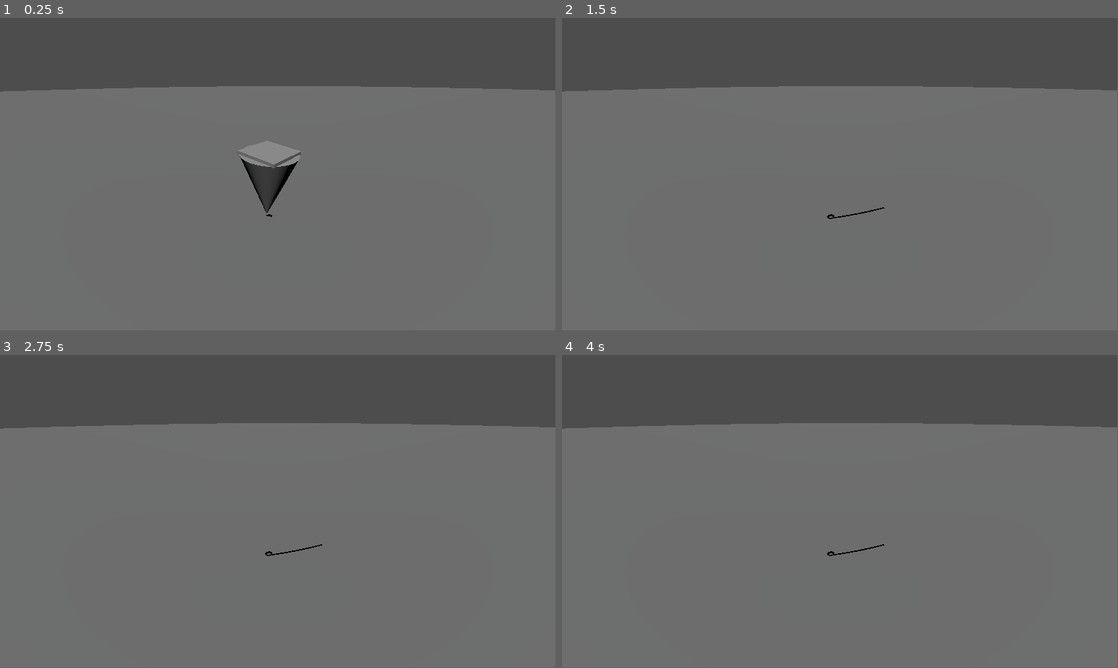
Above: before the commit, frames 1-4 (two rows, left to right).
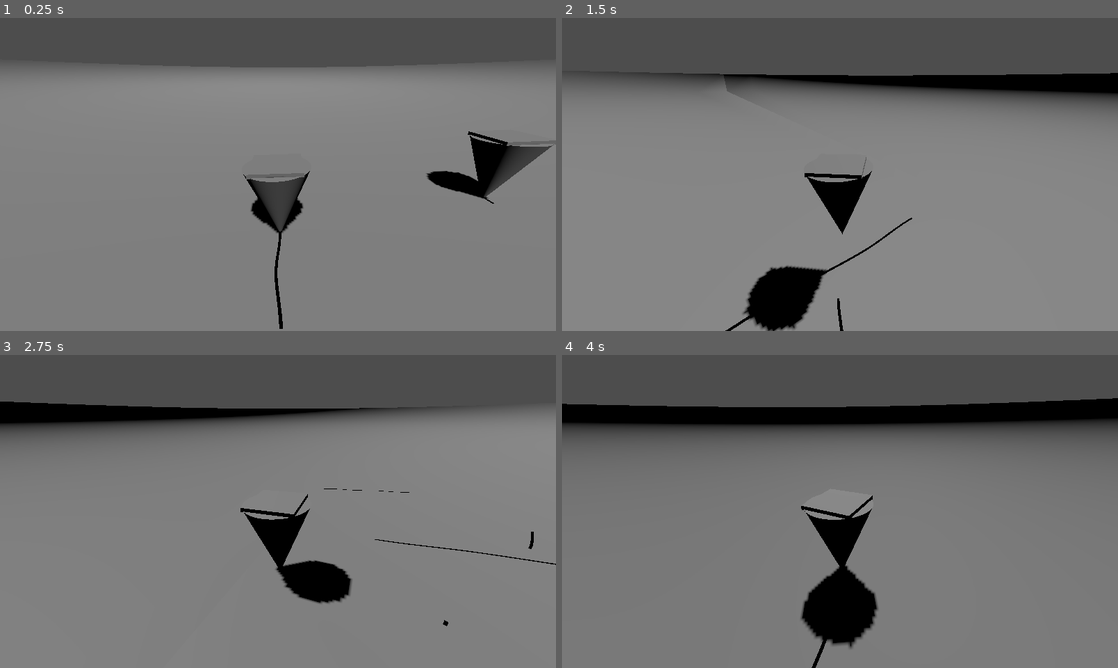
Above: after the commit, the same moments.

Repository: Thomasedv/RetItRip
Game: Godot game, scene res://arena.tscn
Same seed, same stepped clock (60 frames per second), same inputs: the game is played once before the commit and once after it.
Inputs:
- Up to frame 1 (0.25 s): no input
- Up to frame 2 (1.5 s): hold D (move_right) 0.53-1.28 s; hold Space (jump) 0.53-1.28 s; hold S (move_down) from 1.28 s (still down); tap Space (jump) at 1.35 s
- Up to frame 3 (2.75 s): tap Space (jump) at 1.52, 1.82 s; release S (move_down) at 2.03 s; hold D (move_right) from 2.03 s (still down); hold Space (jump) from 2.03 s (still down)
- Up to frame 4 (4 s): release D (move_right) at 2.78 s; release Space (jump) at 2.78 s; hold W (move_up) 2.78-3.53 s; tap Space (jump) at 2.85, 3.02, 3.32 s; hold A (move_left) from 3.53 s (still down); hold Space (jump) from 3.53 s (still down)
In our replay, the window is 799x449 before the commit and 800x450 after it. These sizes can differ from the game's own. Grey fills any space a smaller window leaves; there, only what the larger window draws over its background counts as a difference.

The runs differ from the first frame. In frame 1, 14% of the frame differs, in the area x 0-100%, y 0-100%; in frame 2, 55%; in frame 3, 8.3%; in frame 4, 15%.

Commit message:
addeds asdfas

Diff:
--- a/arena.gd
+++ b/arena.gd
@@ -3,13 +3,14 @@
 @onready var mesh_instance = $ArenaMesh
 @onready var collision_shape = $ArenaMesh/StaticBody3D/CollisionShape3D
 
-@export var radius: float = 20.0
+@export var radius: float = 50.0
 @export var segments: int = 64
 @export var depth: float = -4.0  # Depth of the center curve
 
 
 func _ready():
 	var st = SurfaceTool.new()
+
 	st.begin(Mesh.PRIMITIVE_TRIANGLES)
 
 	for i in range(segments):
@@ -30,6 +31,40 @@
 		st.add_vertex(Vector3(x1, y1, z1))
 		st.add_vertex(Vector3(x2, y2, z2))
 
+	# Wall height (how tall the walls will be)
+	var wall_height := 3.0
+
+	# Begin appending more geometry to the same SurfaceTool
+	for i in range(segments):
+		var angle1 = TAU * i / segments
+		var angle2 = TAU * (i + 1) / segments
+
+		var x1 = radius * cos(angle1)
+		var z1 = radius * sin(angle1)
+		var y1 = -depth * ((x1 * x1 + z1 * z1) / (radius * radius))
+
+		var x2 = radius * cos(angle2)
+		var z2 = radius * sin(angle2)
+		var y2 = -depth * ((x2 * x2 + z2 * z2) / (radius * radius))
+
+		var bottom1 = Vector3(x1, y1, z1)
+		var bottom2 = Vector3(x2, y2, z2)
+
+		var top1 = bottom1 + Vector3.UP * wall_height
+		var top2 = bottom2 + Vector3.UP * wall_height
+
+		# First triangle of wall quad
+		st.add_vertex(bottom1)
+		st.add_vertex(top1)
+		st.add_vertex(top2)
+
+		# Second triangle of wall quad
+		st.add_vertex(bottom1)
+		st.add_vertex(top2)
+		st.add_vertex(bottom2)
+
+	st.generate_normals()  # ✨ Auto-computes normals for smooth lighting
+
 	var mesh = st.commit()
 	mesh_instance.mesh = mesh
 
--- a/arena.tscn
+++ b/arena.tscn
@@ -1,8 +1,8 @@
-[gd_scene load_steps=10 format=3 uid="uid://j6rpge48i7c6"]
+[gd_scene load_steps=7 format=3 uid="uid://j6rpge48i7c6"]
 
 [ext_resource type="Script" uid="uid://ddvj2ejschxq2" path="res://arena.gd" id="1_444vf"]
-[ext_resource type="Script" uid="uid://brrnq7ntg3jgv" path="res://spinner.gd" id="2_27ga2"]
-[ext_resource type="Script" uid="uid://dvhm4ql6vit8n" path="res://spinning.gd" id="3_h0wof"]
+[ext_resource type="PackedScene" uid="uid://v243rrbv2yn1" path="res://spinner.tscn" id="2_444vf"]
+[ext_resource type="PackedScene" uid="uid://dblbj5ujdcaf3" path="res://camera_3d.tscn" id="3_27ga2"]
 
 [sub_resource type="ArrayMesh" id="ArrayMesh_444vf"]
 
@@ -10,29 +10,16 @@
 
 [sub_resource type="HeightMapShape3D" id="HeightMapShape3D_ubfh8"]
 
-[sub_resource type="CylinderShape3D" id="CylinderShape3D_ubfh8"]
-height = 1.97363
-radius = 0.754395
-
-[sub_resource type="CylinderMesh" id="CylinderMesh_ubfh8"]
-top_radius = 0.8
-bottom_radius = 0.0
-
-[sub_resource type="BoxMesh" id="BoxMesh_ubfh8"]
-size = Vector3(1.2, 0.1, 1.2)
-
 [node name="Arena" type="Node3D"]
 script = ExtResource("1_444vf")
 
 [node name="ArenaMesh" type="MeshInstance3D" parent="."]
-transform = Transform3D(1, 0, 0, 0, 1, 0, 0, 0, 1, 1.52211, -0.374874, -0.690288)
 layers = 2
 gi_mode = 2
 mesh = SubResource("ArrayMesh_444vf")
 skin = SubResource("Skin_27ga2")
 
 [node name="StaticBody3D" type="StaticBody3D" parent="ArenaMesh"]
-transform = Transform3D(1, 0, 0, 0, 1, 0, 0, 0, 1, -1.52211, 0.374874, 0.690288)
 collision_layer = 3
 collision_mask = 3
 
@@ -40,33 +27,19 @@
 shape = SubResource("HeightMapShape3D_ubfh8")
 debug_color = Color(0.791477, 0.190865, 0.92886, 0.42)
 
-[node name="Camera3D" type="Camera3D" parent="."]
-transform = Transform3D(1, 0, 0, 0, 0.907623, 0.554988, 0, -0.419785, 1.19995, 0.275127, 4.26855, 5.16349)
-
 [node name="DirectionalLight3D" type="DirectionalLight3D" parent="."]
 transform = Transform3D(1, 0, 0, 0, 0.533393, 0.845868, 0, -0.845868, 0.533393, 0.222916, 15.8303, 5.42987)
-light_color = Color(0.996078, 1, 1, 1)
+light_energy = 0.838
+shadow_enabled = true
+shadow_bias = 0.05
 
-[node name="Spinner" type="CharacterBody3D" parent="."]
+[node name="Spinner" parent="." instance=ExtResource("2_444vf")]
+unique_name_in_owner = true
 transform = Transform3D(1, 0, 0, 0, 1, 0, 0, 0, 1, 0, 1.465, 0)
-script = ExtResource("2_27ga2")
+player_controlled = true
 
-[node name="SpinnerCollider" type="CollisionShape3D" parent="Spinner"]
-transform = Transform3D(1, 0, 0, 0, 1, 0, 0, 0, 1, 0, 0.0258789, 0)
-shape = SubResource("CylinderShape3D_ubfh8")
-debug_color = Color(0.882208, 0.304611, 0.375487, 0.42)
+[node name="Camera3D2" parent="Spinner" instance=ExtResource("3_27ga2")]
+transform = Transform3D(1, 0, 0, 0, 0.907623, 0.419785, 0, -0.419785, 0.907623, 0, 2.67497, 4.35223)
 
-[node name="Body" type="Node3D" parent="Spinner"]
-script = ExtResource("3_h0wof")
-
-[node name="SpinnerBody" type="MeshInstance3D" parent="Spinner/Body"]
-mesh = SubResource("CylinderMesh_ubfh8")
-skeleton = NodePath("../../root/@EditorNode@22274/@Panel@14/@VBoxContainer@15/DockHSplitLeftL/DockHSplitLeftR/DockHSplitMain/@VBoxContainer@26/DockVSplitCenter/@VSplitContainer@54/@VBoxContainer@55/@EditorMainScreen@102/MainScreen/@CanvasItemEditor@11482/@VSplitContainer@11134/@HSplitContainer@11136/@HSplitContainer@11138/@Control@11139/@SubViewportContainer@11140/@SubViewport@11141/Arena/Spinner")
-
-[node name="SpinnerHead" type="MeshInstance3D" parent="Spinner/Body"]
-transform = Transform3D(1, 0, 0, 0, 1, 0, 0, 0, 1, 0, 1.03144, 0)
-mesh = SubResource("BoxMesh_ubfh8")
-skeleton = NodePath("../../root/@EditorNode@22274/@Panel@14/@VBoxContainer@15/DockHSplitLeftL/DockHSplitLeftR/DockHSplitMain/@VBoxContainer@26/DockVSplitCenter/@VSplitContainer@54/@VBoxContainer@55/@EditorMainScreen@102/MainScreen/@CanvasItemEditor@11482/@VSplitContainer@11134/@HSplitContainer@11136/@HSplitContainer@11138/@Control@11139/@SubViewportContainer@11140/@SubViewport@11141/Arena/Spinner")
-
-[node name="Tip" type="Node3D" parent="Spinner/Body"]
-transform = Transform3D(1, 0, 0, 0, 1, 0, 0, 0, 1, 0, -0.992429, 0)
+[node name="Spinner2" parent="." instance=ExtResource("2_444vf")]
+transform = Transform3D(1, 0, 0, 0, 1, 0, 0, 0, 1, 6.39698, 2.83005, 0)
--- /dev/null
+++ b/camera_3d.tscn
@@ -0,0 +1,7 @@
+[gd_scene load_steps=2 format=3 uid="uid://dblbj5ujdcaf3"]
+
+[ext_resource type="Script" uid="uid://bqnl3ufuo2dbj" path="res://focus.gd" id="1_86a6h"]
+
+[node name="Camera3D" type="Camera3D"]
+transform = Transform3D(1, 0, 0, 0, 0.907623, 0.419785, 0, -0.419785, 0.907623, 0, 0, 0)
+script = ExtResource("1_86a6h")
--- /dev/null
+++ b/focus.gd
@@ -0,0 +1,32 @@
+extends Camera3D
+
+@export var smoothing_speed := 99.0  # Higher = faster smoothing
+
+var target_direction: Vector3 = Vector3.FORWARD
+
+#func _process(delta):
+	#var moving_obj = get_parent()  # assuming camera is child of moving object
+	#if not moving_obj:
+		#return
+#
+	## Get the object's global velocity or movement direction vector
+	## Replace this with your actual movement direction vector
+	#var velocity = moving_obj.get("velocity") if moving_obj.has_method("get") else Vector3.ZERO
+#
+	#if velocity.length_squared() > 0.001:
+		#target_direction = velocity.normalized()
+	#else:
+		## Optionally keep current target_direction if object is idle
+		#return
+#
+	## Current forward direction of camera in global space
+	#var current_forward = -global_transform.basis.z
+#
+	## Interpolate between current forward and target direction (slerp for rotation)
+	#var new_forward = current_forward.slerp(target_direction, smoothing_speed * delta).normalized()
+#
+	## Calculate new basis for camera looking toward new_forward, with global up vector
+	#var new_basis = Basis().looking_at(new_forward, Vector3.UP)
+#
+	## Apply the new basis (rotation) while keeping current position
+	#global_transform = Transform3D(new_basis, global_transform.origin)
--- a/project.godot
+++ b/project.godot
@@ -13,6 +13,10 @@
 config/name="LetItRip"
 run/main_scene="uid://j6rpge48i7c6"
 config/features=PackedStringArray("4.4", "GL Compatibility")
+
+[display]
+
+window/stretch/mode="viewport"
 
 [input]
 
--- a/spinner.gd
+++ b/spinner.gd
@@ -1,39 +1,76 @@
 extends CharacterBody3D
 
+@export var max_speed := 30.0
+@export var acceleration := 2.0
+@export var rotation_speed := 3.0  # radians per second
+@export var fall_acceleration := 30.0
+@export var jump_velocity := 10.0
+
+@export var player_controlled : bool = false
+var friction := 0.05  # smaller = less slowing
+
+# Bounce state
+var bounce_timer := 0.0
+var bounce_cooldown := 0.8
+var just_bounced := false
+
+func _ready() -> void:
+	var forward_dir = -transform.basis.z.normalized()
+	velocity.x = forward_dir.x * 10
+	velocity.z = forward_dir.z * 10
+
+func _physics_process(delta):
+	# Handle bounce cooldown
+	if bounce_timer > 0.0:
+		bounce_timer -= delta
+	else:
+		just_bounced = false
+
+	# Input
+	var input_forward := 0.0
+	var input_turn := 0.0
+	if player_controlled:
+		if Input.is_action_pressed("move_up"):
+			input_forward += 1
+		if Input.is_action_pressed("move_down"):
+			input_forward -= 1
+		if Input.is_action_pressed("move_left"):
+			input_turn += 1
+		if Input.is_action_pressed("move_right"):
+			input_turn -= 1
+	else:
+		input_forward += 1
 
 
-# How fast the player moves in meters per second.
-@export var speed = 14
-# The downward acceleration when in the air, in meters per second squared.
-@export var fall_acceleration = 75
-
-var target_velocity = Vector3.ZERO
+	input_forward = clamp(input_forward, -1, 1)
+	input_turn = clamp(input_turn, -1, 1)
 
 
-func _physics_process(delta):
-	var direction = Vector3.ZERO
+	var forward_dir = -transform.basis.z.normalized()  # fallback if standing still
+	rotation.y += input_turn * rotation_speed * delta
 
-	if Input.is_action_pressed("move_right"):
-		direction.x += 1
-	if Input.is_action_pressed("move_left"):
-		direction.x -= 1
-	if Input.is_action_pressed("move_down"):
-		direction.z += 1
-	if Input.is_action_pressed("move_up"):
-		direction.z -= 1
 
-	if direction != Vector3.ZERO:
-		direction = direction.normalized()
-	# Ground Velocity
-	target_velocity.x = direction.x * speed
-	target_velocity.z = direction.z * speed
+	var target_speed = input_forward * max_speed
+	var current_speed = Vector2(velocity.x, velocity.z).length()
 
-	# Vertical Velocity
-	if not is_on_floor(): # If in the air, fall towards the floor. Literally gravity
-		target_velocity.y = target_velocity.y - (fall_acceleration * delta)
+	if input_forward > 0.01:
+		current_speed = lerp(current_speed, target_speed, acceleration * delta)
+	elif input_forward < 0:
+		current_speed = lerp(current_speed, 0.0, friction * 10 * delta)
+	else:
+		current_speed = lerp(current_speed, 0.0, friction * delta)
 
-	if Input.is_action_pressed("jump"):
-		target_velocity.y = 20
-	# Moving the Character
-	velocity = target_velocity
+	# Apply forward velocity (ignore sideways movement)
+	velocity.x = forward_dir.x * current_speed
+	velocity.z = forward_dir.z * current_speed
+
+	# Gravity
+	if not is_on_floor():
+		velocity.y -= fall_acceleration * delta
+	else:
+		if Input.is_action_just_pressed("jump"):
+			velocity.y = jump_velocity
+		else:
+			velocity.y = 0
+
 	move_and_slide()
--- a/spinner.tscn
+++ b/spinner.tscn
@@ -1,6 +1,48 @@
-[gd_scene load_steps=2 format=3 uid="uid://v243rrbv2yn1"]
+[gd_scene load_steps=7 format=3 uid="uid://v243rrbv2yn1"]
+
+[ext_resource type="Script" uid="uid://brrnq7ntg3jgv" path="res://spinner.gd" id="1_c7hx5"]
+[ext_resource type="Script" uid="uid://dvhm4ql6vit8n" path="res://spinning.gd" id="2_62wbb"]
+
+[sub_resource type="CylinderShape3D" id="CylinderShape3D_h0wof"]
+height = 0.354553
+radius = 0.875977
+
+[sub_resource type="CylinderShape3D" id="CylinderShape3D_ubfh8"]
+height = 1.50928
+radius = 0.632324
+
+[sub_resource type="CylinderMesh" id="CylinderMesh_ubfh8"]
+top_radius = 0.8
+bottom_radius = 0.0
 
 [sub_resource type="BoxMesh" id="BoxMesh_ubfh8"]
+size = Vector3(1.2, 0.1, 1.2)
 
-[node name="Spinner" type="MeshInstance3D"]
+[node name="Spinner" type="CharacterBody3D"]
+script = ExtResource("1_c7hx5")
+
+[node name="UpperCollider" type="CollisionShape3D" parent="."]
+transform = Transform3D(1, 0, 0, 0, 1, 0, 0, 0, 1, 0, 0.806886, 0)
+shape = SubResource("CylinderShape3D_h0wof")
+debug_color = Color(0.882208, 0.304611, 0.375487, 0.42)
+
+[node name="LowerCollider" type="CollisionShape3D" parent="."]
+transform = Transform3D(1, 0, 0, 0, 1, 0, 0, 0, 1, 0, -0.206298, 0)
+shape = SubResource("CylinderShape3D_ubfh8")
+debug_color = Color(0.882208, 0.304611, 0.375487, 0.42)
+
+[node name="Body" type="Node3D" parent="."]
+script = ExtResource("2_62wbb")
+
+[node name="SpinnerBody" type="MeshInstance3D" parent="Body"]
+transform = Transform3D(1, 0, 0, 0, 1, 0, 0, 0, 1, 0, -0.119441, 0)
+mesh = SubResource("CylinderMesh_ubfh8")
+skeleton = NodePath("../../root/@EditorNode@22274/@Panel@14/@VBoxContainer@15/DockHSplitLeftL/DockHSplitLeftR/DockHSplitMain/@VBoxContainer@26/DockVSplitCenter/@VSplitContainer@54/@VBoxContainer@55/@EditorMainScreen@102/MainScreen/@CanvasItemEditor@11482/@VSplitContainer@11134/@HSplitContainer@11136/@HSplitContainer@11138/@Control@11139/@SubViewportContainer@11140/@SubViewport@11141/Arena/Spinner")
+
+[node name="SpinnerHead" type="MeshInstance3D" parent="Body"]
+transform = Transform3D(1, 0, 0, 0, 1, 0, 0, 0, 1, 0, 0.911991, 0)
 mesh = SubResource("BoxMesh_ubfh8")
+skeleton = NodePath("../../root/@EditorNode@22274/@Panel@14/@VBoxContainer@15/DockHSplitLeftL/DockHSplitLeftR/DockHSplitMain/@VBoxContainer@26/DockVSplitCenter/@VSplitContainer@54/@VBoxContainer@55/@EditorMainScreen@102/MainScreen/@CanvasItemEditor@11482/@VSplitContainer@11134/@HSplitContainer@11136/@HSplitContainer@11138/@Control@11139/@SubViewportContainer@11140/@SubViewport@11141/Arena/Spinner")
+
+[node name="Tip" type="Node3D" parent="Body"]
+transform = Transform3D(1, 0, 0, 0, 1, 0, 0, 0, 1, 0, -0.912816, 0)
--- a/spinning.gd
+++ b/spinning.gd
@@ -1,7 +1,7 @@
 class_name Spinner_spinning extends Node3D
 
 @export var max_speed = 50;
-@export var spin_speed: float = 10 # Radians per second (Y-axis spin)
+@export var spin_speed: float = 25 # Radians per second (Y-axis spin)
 @export var wobble_strength: float =  - (spin_speed - (max_speed+1)) / (max_speed+1) *  0.1 # Radians of max tilt
 @export var wobble_speed: float = 0.2 # How fast it wobbles (Hz)
 @onready var static_body_3d: StaticBody3D = $"../../ArenaMesh/StaticBody3D"
@@ -32,7 +32,7 @@
 
 	var from = spinner_tip.global_transform.origin
 	var down_dir = -spinner_tip.global_transform.basis.y
-	var to = from + down_dir * 2.0
+	var to = from + down_dir * 0.22
 
 	var space_state = get_world_3d().direct_space_state
 
@@ -50,9 +50,12 @@
 			var hit_pos = result.position
 			var hit_normal = result.normal
 
-			if last_mark_pos == null or last_mark_pos.distance_to(hit_pos) > 0:
+			if last_mark_pos != Vector3.ZERO or last_mark_pos.distance_to(hit_pos) > 0:
 				spawn_path_mark(hit_pos, hit_normal, last_mark_pos)
 				last_mark_pos = hit_pos
+	else:
+		last_mark_pos = Vector3.ZERO
+
 
 
 
@@ -86,7 +89,7 @@
 	var line_width = 40
 	var center_x = int(size / 2 + current_line_offset)
 
-	for x in range(center_x - line_width / 2, center_x + line_width / 2):
+	for x in range(center_x - line_width / 2.0, center_x + line_width / 2.0):
 		for y in range(size):
 			img.set_pixel(x, y, Color(0, 0, 0, 1))
 
@@ -102,6 +105,8 @@
 	sprite.texture = texture
 
 	sprite.billboard = BaseMaterial3D.BILLBOARD_DISABLED
+	if last_pos == Vector3.ZERO:
+		last_pos = pos
 
 	# Calculate vector from last_pos to pos
 	var line_vec = pos - last_pos
@@ -126,7 +131,7 @@
 
 
 	arena_mesh.add_child(sprite)
-	sprite.global_transform.origin = mid_pos + normal * 0.01
+	sprite.global_transform.origin = mid_pos + normal * 0.001
 	sprite.scale = Vector3(length*3, 0.1, 0.1)
 
 	await get_tree().create_timer(50.0).timeout
Not shown, added: focus.gd.uid
Not shown, added: arena.tscn1560335451.tmp
Not shown, added: arena.tscn4017235874.tmp
Not shown, added: arena.tscn4624676529.tmp
Not shown, added: arena.tscn4638648739.tmp
Not shown, added: arena.tscn6923092286.tmp
